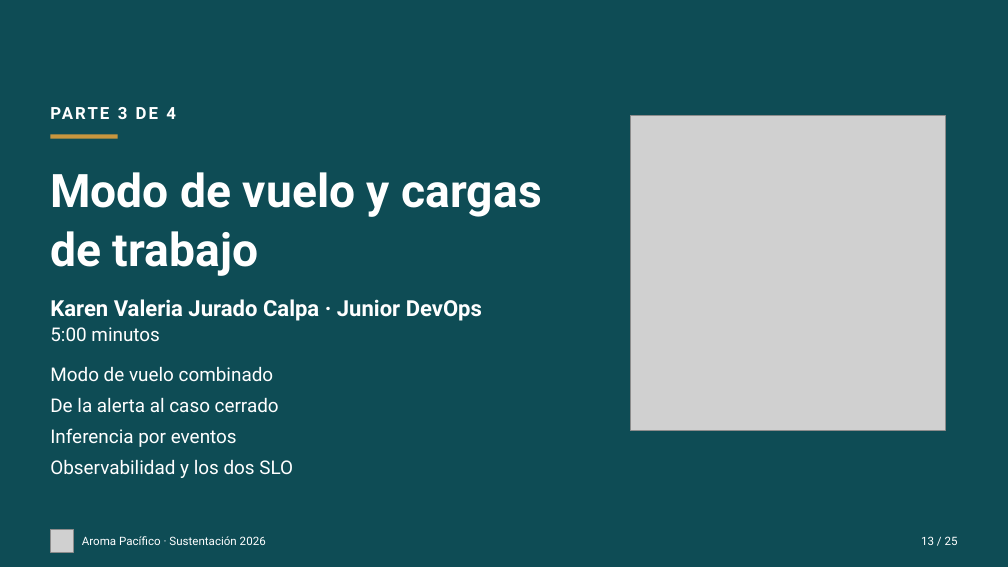
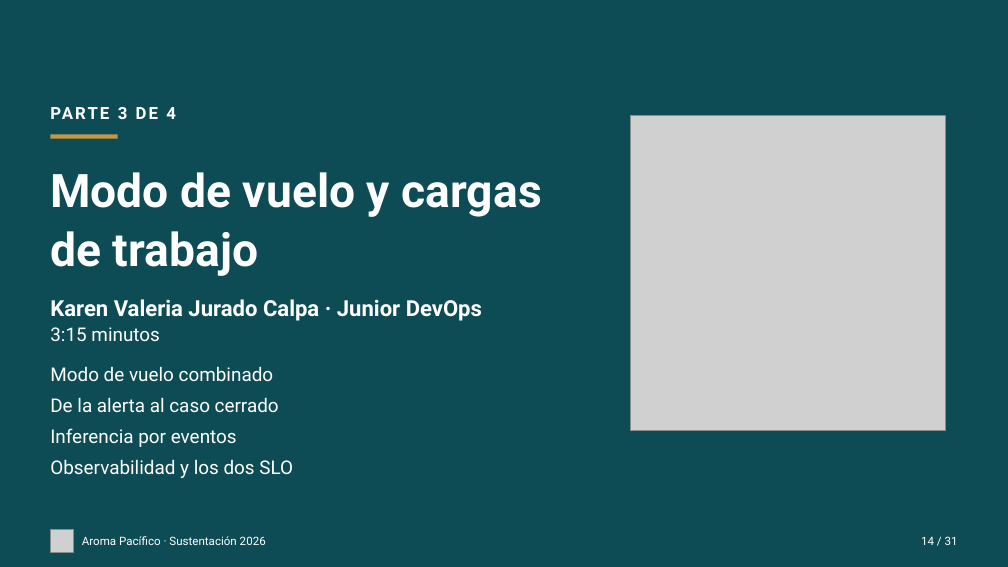
Before and after one commit to aroma-pacifico/aroma-pacifico-presentation, a slide deck: slide 14 of deck/aroma-pacifico-sustentacion.pptx (slide 13 before the commit). Drawn at 1008x567 pixels with LibreOffice and Linux fonts; fonts in the diff are those of the drawing; grey boxes stand for pictures. Boxes give left, top, right and bottom in pixels: in the first picture for what was removed or moved away, otherwise in the second. Text is boxed around its words. In the diff, an @@ line names an element or a change of style, - is before the commit and + after.

```diff
--- a/deck/aroma-pacifico-sustentacion.pptx
+++ b/deck/aroma-pacifico-sustentacion.pptx
@@ text at (50,327,160,341): text changed @@
-5:00 minutos
+3:15 minutos
@@ text at (921,536,958,545): text changed @@
-13 / 25
+14 / 31
```
Also in this commit, not shown: 24 other slides changed, 6 slides added, 38 other files.
